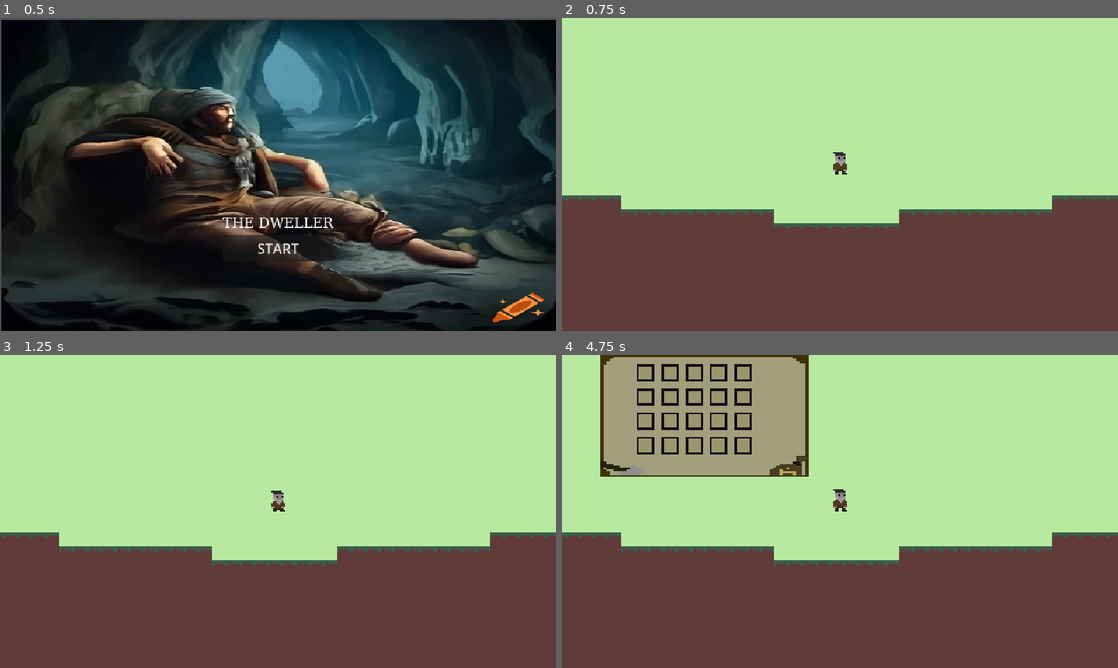
Above: before the commit, frames 1-4 (two rows, left to right).
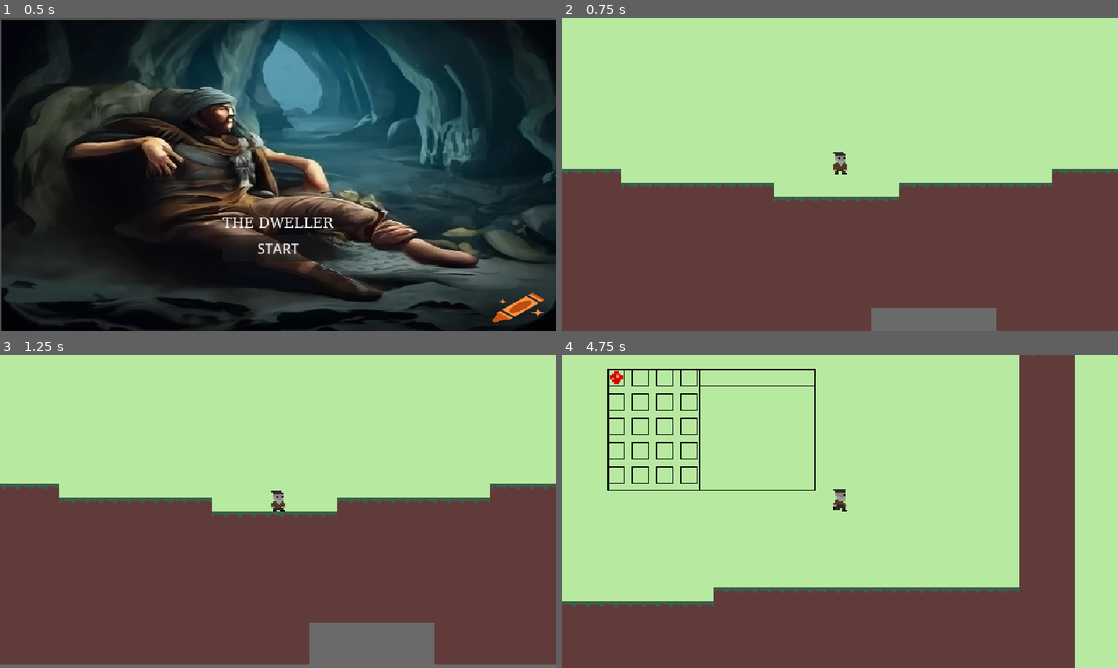
Above: after the commit, the same moments.

Repository: AbaddonEye/Godot-The-Dweller-GIT
Game: Godot game, scene res://MENU INIZIALE/main_menu.tscn
The game is run twice, just before and just after one commit, with the same random seed, the same clock (stepped at 60 frames per second) and the same inputs.
Inputs (mouse positions are in pixels of both pictures, inside the frame that each line leads up to):
- Up to frame 1 (0.5 s): no input
- Up to frame 2 (0.75 s): click "START" at 0.5 s
- Up to frame 3 (1.25 s): no input
- Up to frame 4 (4.75 s): tap Enter at 1.25 s; move the mouse to (962, 495) at 1.27 s; hold D (move_right) 1.28-2.78 s; tap I (i) at 1.35, 2.1, 3.05, 3.6, 4.35 s; tap Space (jump) at 1.52, 2.27, 3.77, 4.52 s; move the mouse to (728, 527) at 2.02 s; move the mouse to (895, 442) at 2.77 s; hold A (move_left) 2.78-3.53 s; tap E (interact) at 2.85 s; move the mouse to (812, 574) at 3.52 s; hold D (move_right) from 3.53 s (still down); move the mouse to (1006, 558) at 4.27 s

Frame 1 is identical in both runs. In frame 2, 11% of the frame differs, in the area x 0-100%, y 48-100%; in frame 3, 21%; in frame 4, 37%, in the area x 0-100%, y 0-100%.
Error before the commit: Parse Error: Expected end of statement after superclass, found "Identifier" instead. (res://Player/ciaobomba.gd:1)

Commit message:
sssssssssss

Diff:
--- a/Player/player.tscn
+++ b/Player/player.tscn
@@ -87,7 +87,8 @@
 autoplay = "idle"
 
 [node name="Inv_UI" parent="." instance=ExtResource("5_qlx6f")]
-offset_left = -138.0
-offset_top = -90.0
-offset_right = -19.0
-offset_bottom = -20.0
+offset_left = -134.0
+offset_top = -82.0
+offset_right = -15.0
+offset_bottom = -12.0
+tooltip_text = "hello"
--- a/inventory/inv_ui.tscn
+++ b/inventory/inv_ui.tscn
@@ -1,7 +1,7 @@
 [gd_scene load_steps=4 format=3 uid="uid://cxw4awjj71q4d"]
 
-[ext_resource type="Script" uid="uid://dkuo1m4wjpemr" path="res://inv_ui.gd" id="1_x872x"]
-[ext_resource type="Texture2D" uid="uid://dxfxf0vsi4q22" path="res://inventory/inventario.png" id="2_lq5r5"]
+[ext_resource type="Script" path="res://inv_ui.gd" id="1_x872x"]
+[ext_resource type="Texture2D" uid="uid://b2g2phu3nhx6y" path="res://inventory.png" id="2_htusq"]
 [ext_resource type="PackedScene" uid="uid://dqbteghk7js6m" path="res://inventory/inv_ui_slot.tscn" id="3_bj5gm"]
 
 [node name="Inv_UI" type="Control"]
@@ -11,8 +11,8 @@
 anchors_preset = 15
 anchor_right = 1.0
 anchor_bottom = 1.0
-offset_right = -458.0
-offset_bottom = -246.0
+offset_right = -520.0
+offset_bottom = -290.0
 grow_horizontal = 2
 grow_vertical = 2
 script = ExtResource("1_x872x")
@@ -21,22 +21,15 @@
 layout_mode = 0
 offset_right = 120.0
 offset_bottom = 70.0
-texture = ExtResource("2_lq5r5")
+texture = ExtResource("2_htusq")
 
 [node name="GridContainer" type="GridContainer" parent="NinePatchRect"]
+custom_minimum_size = Vector2(10, 10)
+layout_direction = 1
 layout_mode = 1
-anchors_preset = 8
-anchor_left = 0.5
-anchor_top = 0.5
-anchor_right = 0.5
-anchor_bottom = 0.5
-offset_left = -39.0
-offset_top = -30.0
-offset_right = 35.0
-offset_bottom = 26.0
-grow_horizontal = 2
-grow_vertical = 2
-columns = 5
+offset_right = 53.0
+offset_bottom = 70.0
+columns = 4
 
 [node name="inv_UI_slot" parent="NinePatchRect/GridContainer" instance=ExtResource("3_bj5gm")]
 custom_minimum_size = Vector2(10, 10)
@@ -67,24 +60,31 @@
 layout_mode = 2
 
 [node name="inv_UI_slot8" parent="NinePatchRect/GridContainer" instance=ExtResource("3_bj5gm")]
+custom_minimum_size = Vector2(10, 10)
 layout_mode = 2
 
 [node name="inv_UI_slot9" parent="NinePatchRect/GridContainer" instance=ExtResource("3_bj5gm")]
+custom_minimum_size = Vector2(10, 10)
 layout_mode = 2
 
 [node name="inv_UI_slot10" parent="NinePatchRect/GridContainer" instance=ExtResource("3_bj5gm")]
+custom_minimum_size = Vector2(10, 10)
 layout_mode = 2
 
 [node name="inv_UI_slot11" parent="NinePatchRect/GridContainer" instance=ExtResource("3_bj5gm")]
+custom_minimum_size = Vector2(10, 10)
 layout_mode = 2
 
 [node name="inv_UI_slot12" parent="NinePatchRect/GridContainer" instance=ExtResource("3_bj5gm")]
+custom_minimum_size = Vector2(10, 10)
 layout_mode = 2
 
 [node name="inv_UI_slot13" parent="NinePatchRect/GridContainer" instance=ExtResource("3_bj5gm")]
+custom_minimum_size = Vector2(10, 10)
 layout_mode = 2
 
 [node name="inv_UI_slot14" parent="NinePatchRect/GridContainer" instance=ExtResource("3_bj5gm")]
+custom_minimum_size = Vector2(10, 10)
 layout_mode = 2
 
 [node name="inv_UI_slot15" parent="NinePatchRect/GridContainer" instance=ExtResource("3_bj5gm")]
@@ -96,13 +96,17 @@
 layout_mode = 2
 
 [node name="inv_UI_slot17" parent="NinePatchRect/GridContainer" instance=ExtResource("3_bj5gm")]
+custom_minimum_size = Vector2(10, 10)
 layout_mode = 2
 
 [node name="inv_UI_slot18" parent="NinePatchRect/GridContainer" instance=ExtResource("3_bj5gm")]
+custom_minimum_size = Vector2(10, 10)
 layout_mode = 2
 
 [node name="inv_UI_slot19" parent="NinePatchRect/GridContainer" instance=ExtResource("3_bj5gm")]
+custom_minimum_size = Vector2(10, 10)
 layout_mode = 2
 
 [node name="inv_UI_slot20" parent="NinePatchRect/GridContainer" instance=ExtResource("3_bj5gm")]
+custom_minimum_size = Vector2(10, 10)
 layout_mode = 2
--- a/inventory/inv_ui_slot.tscn
+++ b/inventory/inv_ui_slot.tscn
@@ -1,18 +1,18 @@
 [gd_scene load_steps=3 format=3 uid="uid://dqbteghk7js6m"]
 
-[ext_resource type="Script" uid="uid://b622qd7oygxlb" path="res://inventory/inv_ui_slot.gd" id="1_3i7u7"]
-[ext_resource type="Texture2D" uid="uid://cujg264nmklrg" path="res://inventory/Sprite-slot.png" id="1_dhcp0"]
+[ext_resource type="Script" path="res://inventory/inv_ui_slot.gd" id="1_3i7u7"]
+[ext_resource type="Texture2D" uid="uid://cv7jaq5iy2lwh" path="res://slot.png" id="2_y0yuf"]
 
 [node name="inv_UI_slot" type="Panel"]
 self_modulate = Color(1, 1, 1, 0)
-custom_minimum_size = Vector2(8, 8)
+custom_minimum_size = Vector2(10, 10)
 offset_right = 10.0
 offset_bottom = 10.0
 script = ExtResource("1_3i7u7")
 
 [node name="Sprite2D" type="Sprite2D" parent="."]
-scale = Vector2(1.25, 1.25)
-texture = ExtResource("1_dhcp0")
+scale = Vector2(0.625, 0.625)
+texture = ExtResource("2_y0yuf")
 centered = false
 
 [node name="CenterContainer" type="CenterContainer" parent="."]
--- a/inventory/playerinv.tres
+++ b/inventory/playerinv.tres
@@ -1,8 +1,9 @@
-[gd_resource type="Resource" script_class="Inv" load_steps=3 format=3 uid="uid://30gxqf3w0mfh"]
+[gd_resource type="Resource" script_class="Inv" load_steps=4 format=3 uid="uid://30gxqf3w0mfh"]
 
-[ext_resource type="Script" uid="uid://c7w76jfnq0bcr" path="res://inventory/inventory_item.gd" id="1_8vpgl"]
-[ext_resource type="Script" uid="uid://nk21m4cjwu4t" path="res://inventory/inventory.gd" id="3_45wgh"]
+[ext_resource type="Script" path="res://inventory/inventory_item.gd" id="1_8vpgl"]
+[ext_resource type="Resource" uid="uid://dh36pjaige2dx" path="res://items/GEM.tres" id="2_ojy2c"]
+[ext_resource type="Script" path="res://inventory/inventory.gd" id="3_45wgh"]
 
 [resource]
 script = ExtResource("3_45wgh")
-items = Array[ExtResource("1_8vpgl")]([null, null, null, null, null, null, null, null, null, null, null, null, null, null, null, null, null, null, null])
+items = Array[ExtResource("1_8vpgl")]([ExtResource("2_ojy2c"), null, null, null, null, null, null, null, null, null, null, null, null, null, null, null, null, null, null])
--- a/levels/scena_test.tscn
+++ b/levels/scena_test.tscn
@@ -1,9 +1,8 @@
-[gd_scene load_steps=11 format=4 uid="uid://y4cm8ttm3f1r"]
+[gd_scene load_steps=10 format=4 uid="uid://y4cm8ttm3f1r"]
 
-[ext_resource type="Script" uid="uid://cs3r6shu6tv40" path="res://levels/main.gd" id="1_40405"]
+[ext_resource type="Script" path="res://levels/main.gd" id="1_40405"]
 [ext_resource type="PackedScene" uid="uid://bani4bneeuwft" path="res://Player/player.tscn" id="1_ynel5"]
 [ext_resource type="Texture2D" uid="uid://lfnf2px27gon" path="res://Tilesets/Sprite-0001.png" id="3_a2mci"]
-[ext_resource type="Script" uid="uid://b4ouhmrqq47xw" path="res://Player/ciaobomba.gd" id="3_kevnp"]
 [ext_resource type="Texture2D" uid="uid://bmy6b83unn5ac" path="res://Tilesets/run.png" id="5_nuexv"]
 
 [sub_resource type="TileSetAtlasSource" id="TileSetAtlasSource_hf1co"]
@@ -109,7 +108,6 @@
 [node name="Player" parent="." instance=ExtResource("1_ynel5")]
 position = Vector2(-106, -332)
 safe_margin = 0.001
-script = ExtResource("3_kevnp")
 
 [node name="Camera2D" type="Camera2D" parent="Player"]
 zoom = Vector2(2, 2)
--- a/project.godot
+++ b/project.godot
@@ -12,7 +12,7 @@
 
 config/name="THE DWELLER CONDIVISO"
 run/main_scene="res://MENU INIZIALE/main_menu.tscn"
-config/features=PackedStringArray("4.4", "Forward Plus")
+config/features=PackedStringArray("4.3", "Forward Plus")
 config/icon="res://icon.svg"
 
 [display]
Not shown: 1 places in Player/player.tscn that only renumber resources
Binary file added: inventory.png
Not shown, added: inventory.png.import
Binary file added: slot.png
Not shown, added: slot.png.import
